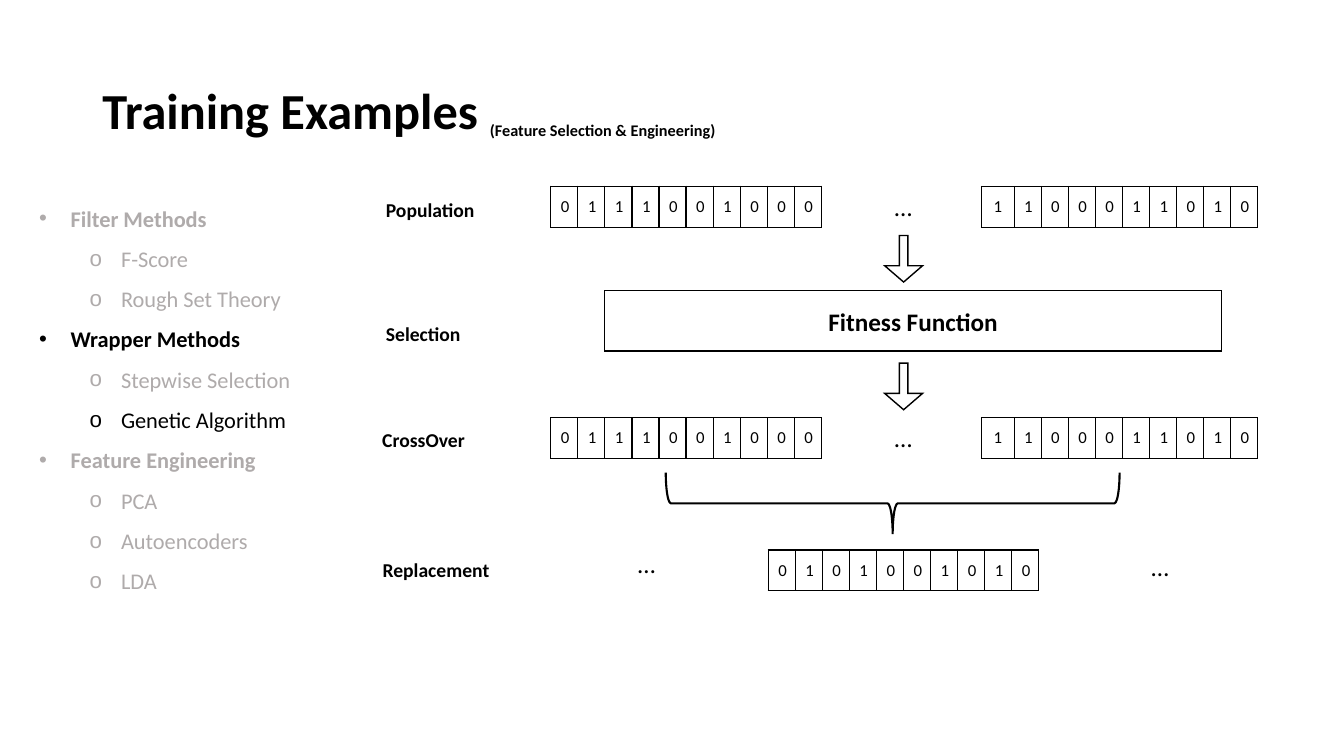
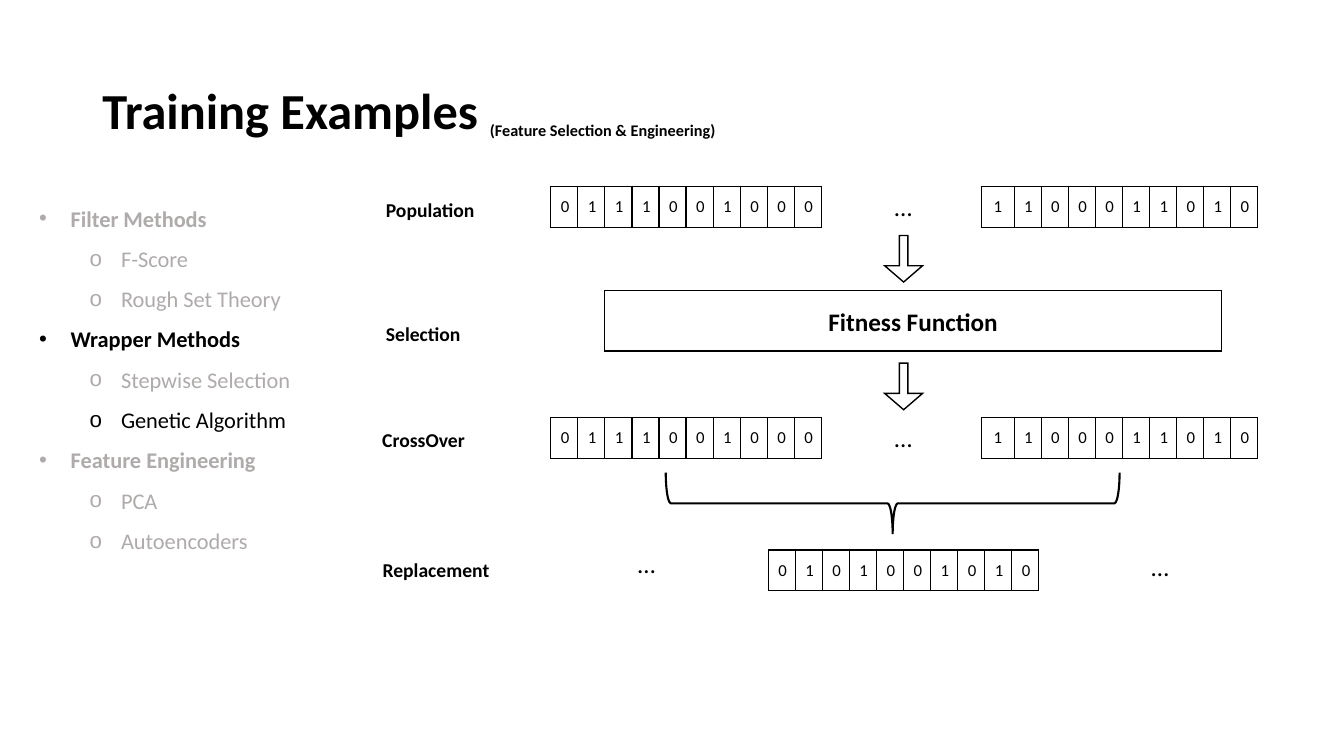
Before and after one commit to alrzJml/credit_presentation, a slide deck: slide 11 of presentation/Presentation1.pptx. Drawn at 1344x756 pixels with LibreOffice and Linux fonts; fonts in the diff are those of the drawing. Boxes give left, top, right and bottom in pixels: in the first picture for what was removed or moved away, otherwise in the second. Text is boxed around its words. In the diff, an @@ line names an element or a change of style, - is before the commit and + after.

```diff
--- a/presentation/Presentation1.pptx
+++ b/presentation/Presentation1.pptx
@@ text at bbox=[121, 575, 157, 589]: paragraph removed @@
-  o LDA
```
Also in this commit, not shown: 5 other slides changed, 7 slides added, 17 other files.
